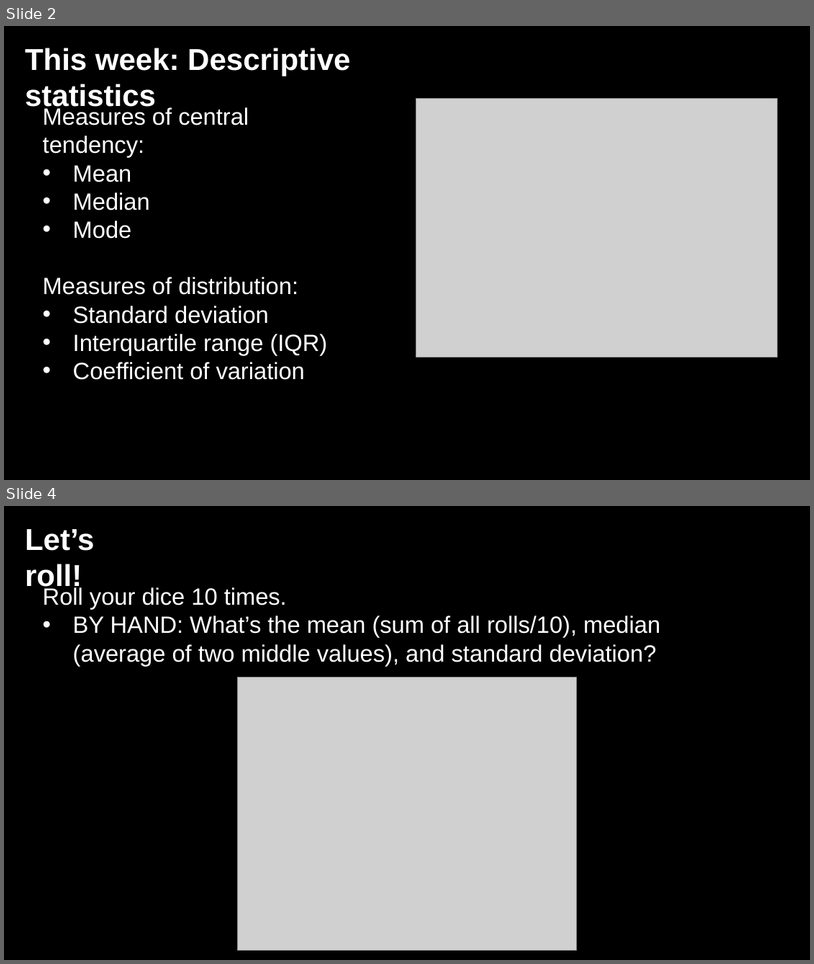
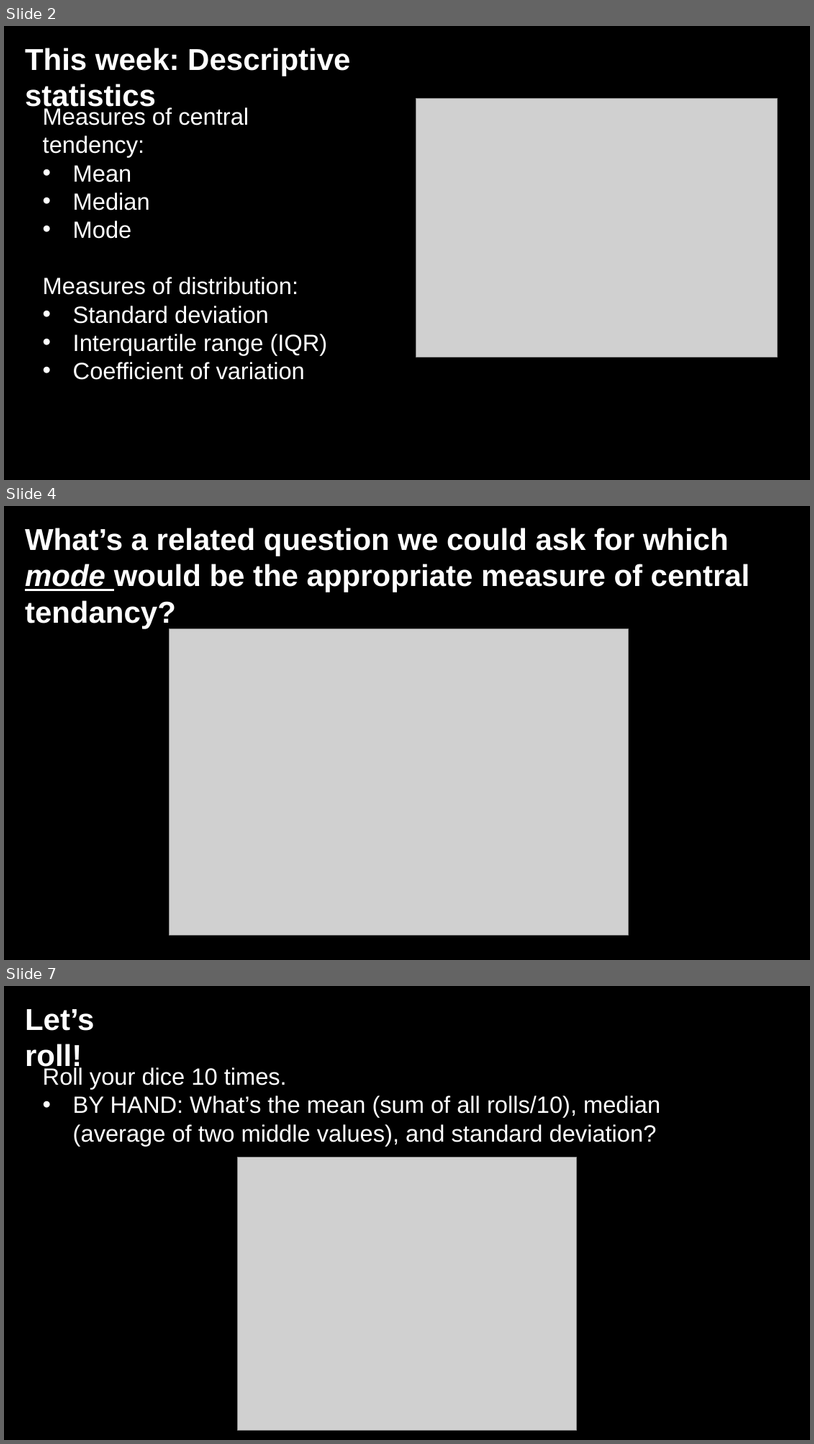
Before and after one commit to jshannon75/geog4300, a slide deck: in_class_slides/geog4300_W03-1 Classification and descriptive stats.pptx. Shown one above the other, each under a label of ours: slides 2 and 4 before the commit, slides 2, 4 and 7 after it; the slides between them are not shown. The pictures are 814x964 and 814x1444 pixels, drawn with LibreOffice and Linux fonts; fonts in the diff are those of the drawing; grey boxes stand for pictures; background and template pictures are left out. Boxes give left, top, right and bottom in pixels: in the first picture for what was removed or moved away, otherwise in the second. Text is boxed around its words. In the diff, an @@ line names an element or a change of style, - is before the commit and + after.

```diff
--- a/in_class_slides/geog4300_W03-1 Classification and descriptive stats.pptx
+++ b/in_class_slides/geog4300_W03-1 Classification and descriptive stats.pptx
@@ slide 4 added at (4, 506, 810, 960), background picture (left out) @@
@@ text added at (25, 528, 751, 592), 36 pt, text #FFFFFF, bold @@
+What’s a related question we could ask for which mode would be the appropriate measure of central tendancy?
@@ picture added at (169, 629, 628, 935) @@
@@ what was slide 4 is now slide 7 @@
```
Also in this commit, not shown: 2 slides changed, 3 other slides added, 5 slides removed, 1 other file.
